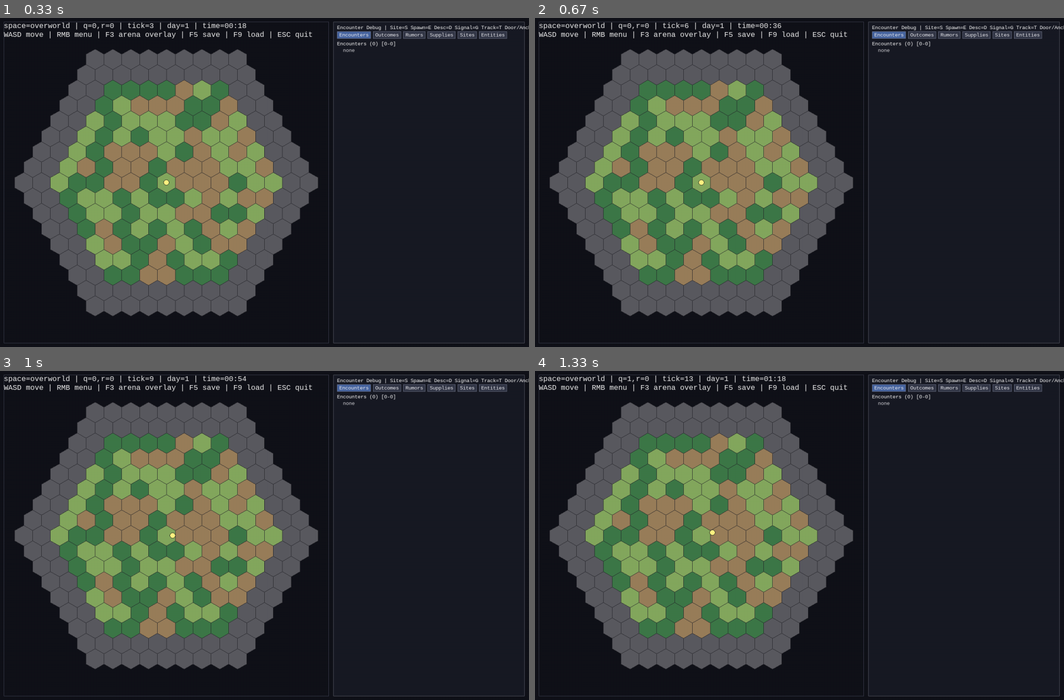
Above: before the commit, frames 1-4 (two rows, left to right).
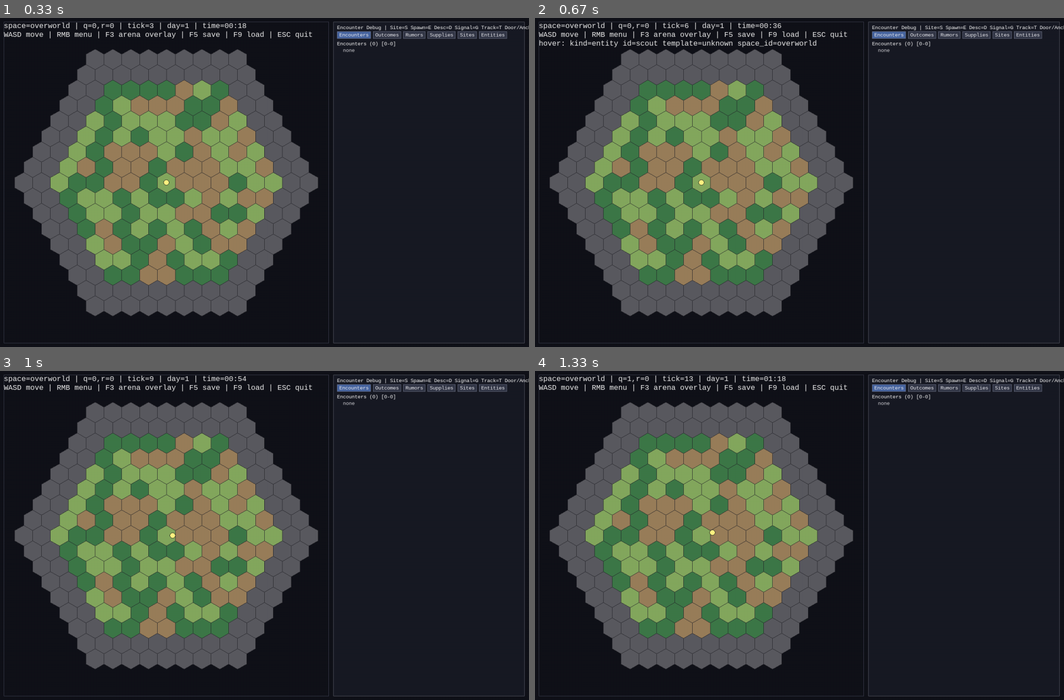
Above: after the commit, the same moments.

Repository: 7seasdotnet/Hexcrawler2
Game: pygame game, started from src/hexcrawler/__main__.py
The game is run twice, just before and just after one commit, with the same random seed, the same clock (stepped at 60 frames per second) and the same inputs.
Inputs (mouse positions are in pixels of both pictures, inside the frame that each line leads up to):
- Up to frame 1 (0.33 s): no input
- Up to frame 2 (0.67 s): click (698, 182) at 0.38 s
- Up to frame 3 (1 s): hold D from 0.67 s (still down)
- Up to frame 4 (1.33 s): release D at 1.13 s; hold W from 1.17 s (still down)

Frame 1 is identical in both runs. In frame 2, 0.4% of the frame differs, in the area x 0-54%, y 6-9%; in frame 3, nothing differs; in frame 4, nothing differs.

Commit message:
Fix pygame viewer cross-space marker/entity rendering

Diff:
--- a/src/hexcrawler/cli/pygame_viewer.py
+++ b/src/hexcrawler/cli/pygame_viewer.py
@@ -357,7 +357,8 @@
     if not isinstance(coord, dict):
         return None
     topology_type = str(location.get("topology_type", default_topology_type))
-    space_id = str(location.get("space_id", "overworld"))
+    raw_space_id = location.get("space_id")
+    space_id = raw_space_id if isinstance(raw_space_id, str) and raw_space_id.strip() else "overworld"
     if topology_type == OVERWORLD_HEX_TOPOLOGY:
         try:
             normalized = {"q": int(coord["q"]), "r": int(coord["r"])}
@@ -374,6 +375,19 @@
     return MarkerCellRef(space_id=space_id, topology_type=topology_type, coord_key=coord_key)
 
 
+def _is_in_current_space(obj_space_id: str | None, current_space_id: str) -> bool:
+    if obj_space_id is None:
+        return current_space_id == "overworld"
+    return obj_space_id == current_space_id
+
+
+def _entity_space_id(entity: EntityState) -> str | None:
+    value = getattr(entity, "space_id", None)
+    if isinstance(value, str) and value.strip():
+        return value
+    return None
+
+
 def _truncate_label(text: str, max_length: int = 10) -> str:
     normalized = text.strip()
     if not normalized:
@@ -402,7 +416,7 @@
     markers_by_cell: dict[MarkerCellRef, list[MarkerRecord]] = {}
 
     def add_marker(cell: MarkerCellRef | None, marker: MarkerRecord) -> None:
-        if cell is None or cell.space_id != active_space_id or cell.topology_type != active_location_topology:
+        if cell is None or not _is_in_current_space(cell.space_id, active_space_id) or cell.topology_type != active_location_topology:
             return
         markers_by_cell.setdefault(cell, []).append(marker)
 
@@ -470,18 +484,19 @@
     for entity in sorted(sim.state.entities.values(), key=lambda current: current.entity_id):
         if entity.entity_id == PLAYER_ID or not entity.entity_id.startswith("spawn:"):
             continue
-        if entity.space_id != active_space_id:
+        entity_space_id = _entity_space_id(entity)
+        if not _is_in_current_space(entity_space_id, active_space_id):
             continue
         label = entity.template_id if entity.template_id else _short_stable_id(entity.entity_id)
         if active_location_topology == SQUARE_GRID_TOPOLOGY:
             cell = MarkerCellRef(
-                space_id=entity.space_id,
+                space_id=entity_space_id or "overworld",
                 topology_type=active_location_topology,
                 coord_key=(("x", math.floor(entity.position_x)), ("y", math.floor(entity.position_y))),
             )
         else:
             cell = MarkerCellRef(
-                space_id=entity.space_id,
+                space_id=entity_space_id or "overworld",
                 topology_type=active_location_topology,
                 coord_key=(("q", entity.hex_coord.q), ("r", entity.hex_coord.r)),
             )
@@ -702,7 +717,13 @@
     screen.set_clip(old_clip)
 
 
-def _draw_hud(screen: pygame.Surface, sim: Simulation, font: pygame.font.Font, status_message: str | None) -> None:
+def _draw_hud(
+    screen: pygame.Surface,
+    sim: Simulation,
+    font: pygame.font.Font,
+    status_message: str | None,
+    hover_message: str | None,
+) -> None:
     entity = sim.state.entities[PLAYER_ID]
     active_space = sim.state.world.spaces.get(entity.space_id)
     if active_space is not None and active_space.topology_type == SQUARE_GRID_TOPOLOGY:
@@ -724,6 +745,8 @@
     ]
     if status_message:
         lines.append(f"status: {status_message}")
+    if hover_message:
+        lines.append(hover_message)
     y = 12
     for line in lines:
         surface = font.render(line, True, (240, 240, 240))
@@ -1019,8 +1042,14 @@
     *,
     radius_px: float = 10.0,
 ) -> str | None:
+    player = sim.state.entities.get(PLAYER_ID)
+    current_space_id = _entity_space_id(player) if player is not None else "overworld"
+    if current_space_id is None:
+        current_space_id = "overworld"
     candidates: list[tuple[float, str]] = []
     for entity in sorted(sim.state.entities.values(), key=lambda current: current.entity_id):
+        if not _is_in_current_space(_entity_space_id(entity), current_space_id):
+            continue
         px, py = _world_to_pixel(entity.position_x, entity.position_y, center)
         dx = pixel_pos[0] - px
         dy = pixel_pos[1] - py
@@ -1065,6 +1094,25 @@
     if not candidates:
         return None
     return candidates[0]
+
+
+def _hover_readout(sim: Simulation, pixel_pos: tuple[int, int], center: tuple[float, float]) -> str | None:
+    marker = _find_world_marker_at_pixel(sim, pixel_pos, center, radius_px=12.0)
+    player = sim.state.entities.get(PLAYER_ID)
+    current_space_id = _entity_space_id(player) if player is not None else "overworld"
+    if current_space_id is None:
+        current_space_id = "overworld"
+    if marker is not None:
+        return f"hover: kind={marker.marker_kind} id={marker.marker_id} space_id={current_space_id}"
+    entity_id = _find_entity_at_pixel(sim, pixel_pos, center, radius_px=12.0)
+    if entity_id is None:
+        return None
+    entity = sim.state.entities.get(entity_id)
+    if entity is None:
+        return None
+    template = entity.template_id if entity.template_id else "unknown"
+    entity_space_id = _entity_space_id(entity) or "overworld"
+    return f"hover: kind=entity id={entity.entity_id} template={template} space_id={entity_space_id}"
 
 
 def _current_input_vector() -> tuple[float, float]:
@@ -1513,10 +1561,23 @@
         now_seconds = pygame_module.time.get_ticks() / 1000.0
         alpha = clamp01((now_seconds - last_tick_time) / tick_duration_seconds)
 
+        player = sim.state.entities.get(PLAYER_ID)
+        current_space_id = _entity_space_id(player) if player is not None else "overworld"
+        if current_space_id is None:
+            current_space_id = "overworld"
+
+        hover_message: str | None = None
+        mouse_pos = pygame_module.mouse.get_pos()
+        if viewport_rect.collidepoint(mouse_pos):
+            hover_message = _hover_readout(sim, mouse_pos, world_center)
+
         screen.fill((17, 18, 25))
         _draw_world(screen, sim, world_center, marker_font, clip_rect=viewport_rect)
         pygame.draw.rect(screen, (64, 68, 84), viewport_rect, 1)
         for entity_id in sorted(sim.state.entities):
+            entity = sim.state.entities[entity_id]
+            if not _is_in_current_space(_entity_space_id(entity), current_space_id):
+                continue
             interpolated = interpolate_entity_position(previous_snapshot, current_snapshot, entity_id, alpha)
             if interpolated is None:
                 continue
@@ -1524,7 +1585,7 @@
                 _draw_entity(screen, interpolated[0], interpolated[1], world_center, clip_rect=viewport_rect)
             else:
                 _draw_spawned_entity(screen, interpolated[0], interpolated[1], world_center, clip_rect=viewport_rect)
-        _draw_hud(screen, sim, font, status_message)
+        _draw_hud(screen, sim, font, status_message, hover_message)
         if show_local_arena_overlay:
             _draw_local_arena_overlay(screen, sim, world_center, marker_font, clip_rect=viewport_rect)
         panel_section_rects, panel_section_counts = _draw_encounter_debug_panel(screen, sim, debug_font, panel_scroll, active_panel_section)
Not shown, changed: docs/STATUS.md
